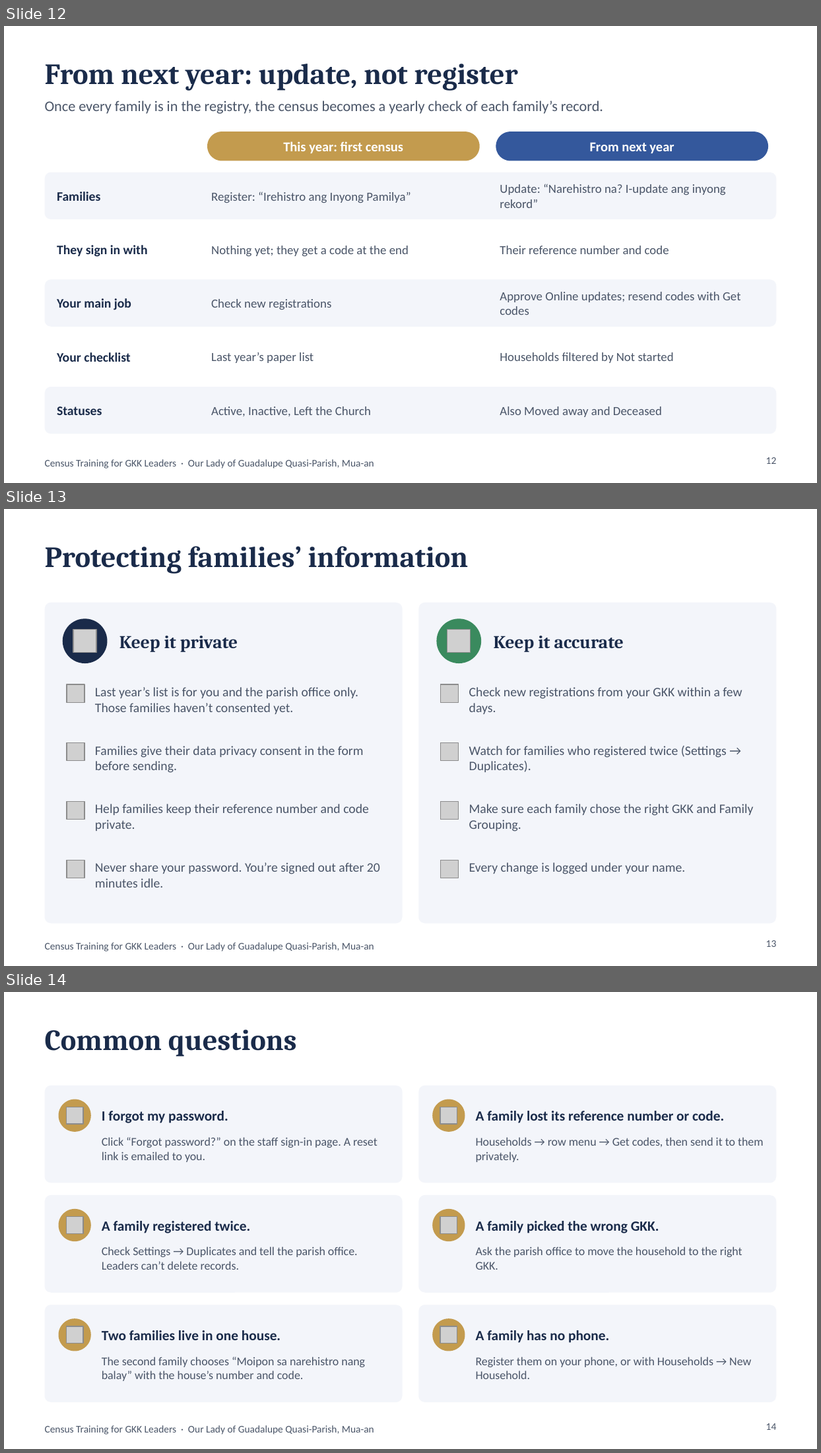
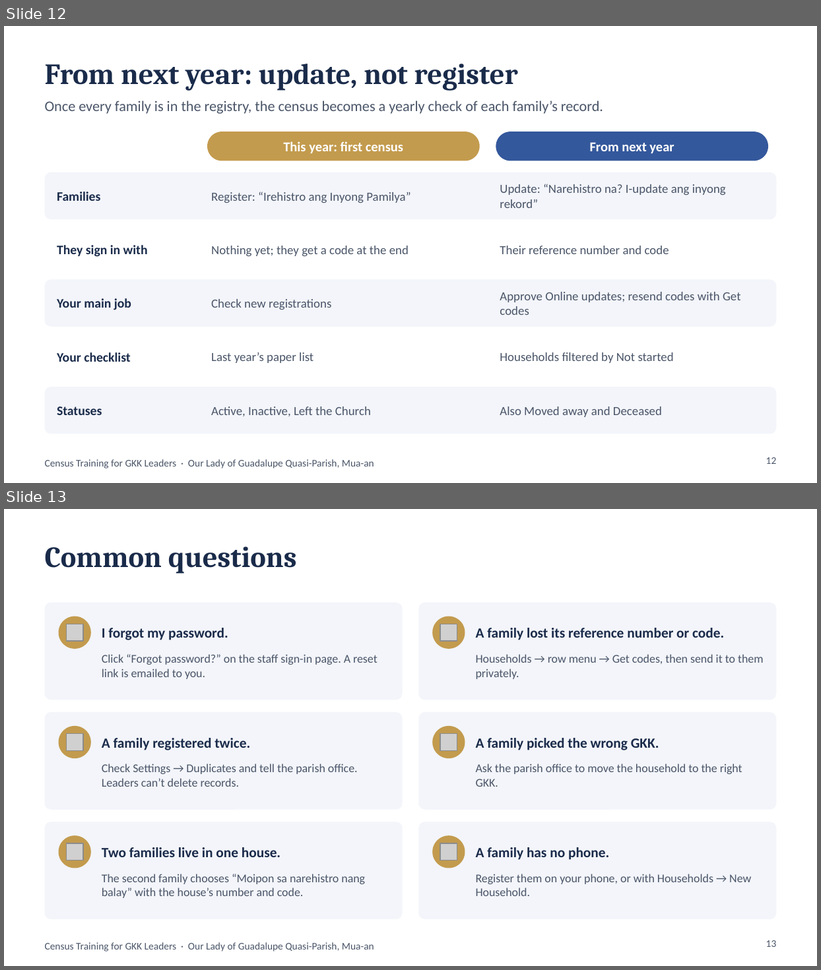
Before and after one commit to DaveenDev/parish-members-registry, a slide deck: docs/GKK-Leaders-Census-Training.pptx. Shown one above the other, each under a label of ours: slides 12, 13 and 14 before the commit, slides 12 and 13 after it. The pictures are 821x1453 and 821x970 pixels, drawn with LibreOffice and Linux fonts; fonts in the diff are those of the drawing; grey boxes stand for pictures. Boxes give left, top, right and bottom in pixels: in the first picture for what was removed or moved away, otherwise in the second. Text is boxed around its words. In the diff, an @@ line names an element or a change of style, - is before the commit and + after.

```diff
--- a/docs/GKK-Leaders-Census-Training.pptx
+++ b/docs/GKK-Leaders-Census-Training.pptx
@@ slide 13 removed at (4, 509, 817, 966), background #FFFFFF; not listed: 1 template element that a slide beside it also shows @@
@@ title removed at (45, 546, 469, 574) @@
-Protecting families’ information
@@ rounded rectangle removed at (45, 603, 403, 923) @@
@@ rounded rectangle removed at (418, 603, 776, 923) @@
@@ ellipse removed at (63, 619, 107, 663) @@
@@ ellipse removed at (436, 619, 481, 663) @@
@@ picture removed at (73, 629, 96, 653) @@
@@ text removed at (120, 636, 238, 652) @@
-Keep it private
@@ picture removed at (447, 629, 471, 653) @@
@@ text removed at (494, 636, 624, 652) @@
-Keep it accurate
@@ picture removed at (67, 685, 85, 702) @@
@@ picture removed at (441, 685, 459, 702) @@
@@ text removed at (95, 687, 358, 714) @@
-Last year’s list is for you and the parish office only. Those families haven’t consented yet.
@@ text removed at (469, 687, 742, 714) @@
-Check new registrations from your GKK within a few days.
@@ picture removed at (67, 743, 85, 761) @@
@@ text removed at (95, 746, 364, 773) @@
-Families give their data privacy consent in the form before sending.
@@ picture removed at (441, 743, 459, 761) @@
@@ text removed at (469, 746, 727, 772) @@
-Watch for families who registered twice (Settings → Duplicates).
@@ picture removed at (67, 802, 85, 820) @@
@@ text removed at (95, 804, 369, 831) @@
-Help families keep their reference number and code private.
@@ picture removed at (441, 802, 459, 820) @@
@@ text removed at (469, 804, 754, 832) @@
-Make sure each family chose the right GKK and Family Grouping.
@@ picture removed at (67, 860, 85, 878) @@
@@ text removed at (95, 863, 380, 888) @@
-Never share your password. You’re signed out after 20 minutes idle.
@@ picture removed at (441, 860, 459, 878) @@
@@ text removed at (469, 863, 685, 875) @@
-Every change is logged under your name.
@@ page number removed at (766, 941, 777, 947) @@
-13
@@ what was slide 14 is now slide 13 @@
@@ page number at (766, 941, 777, 947): text changed @@
-14
+13
```
Also in this commit, not shown: 3 other files.
